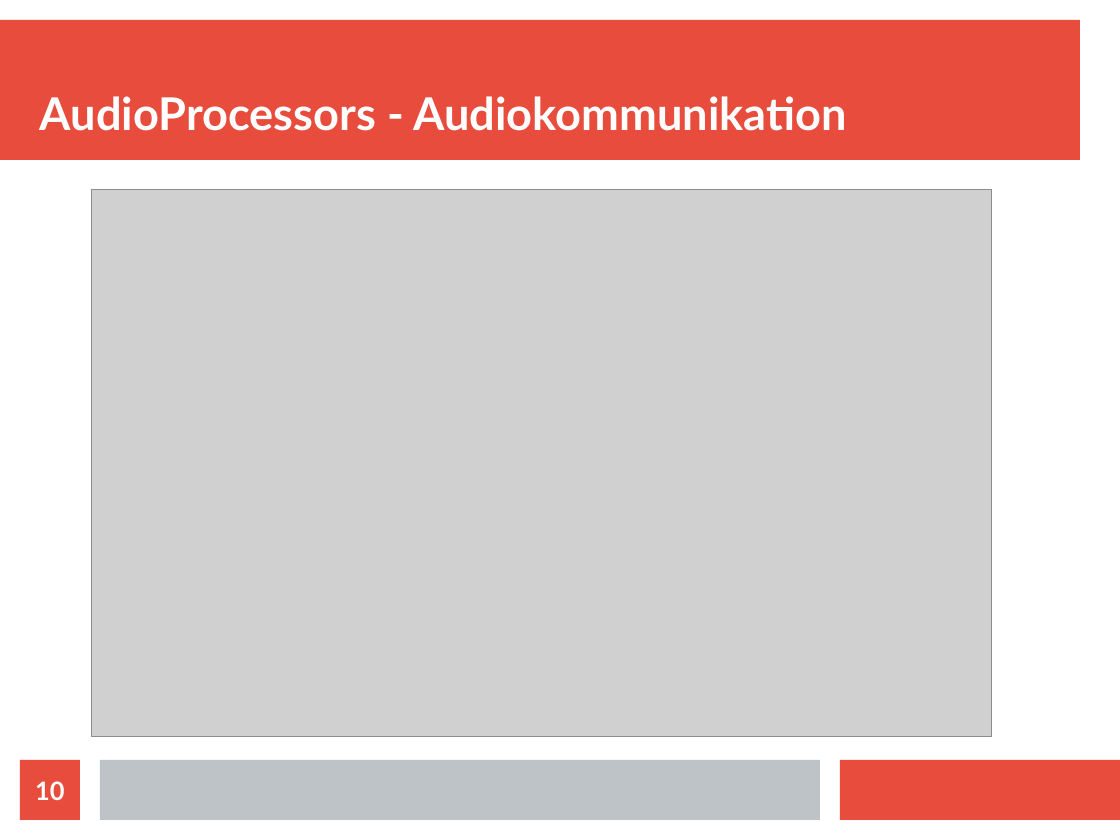
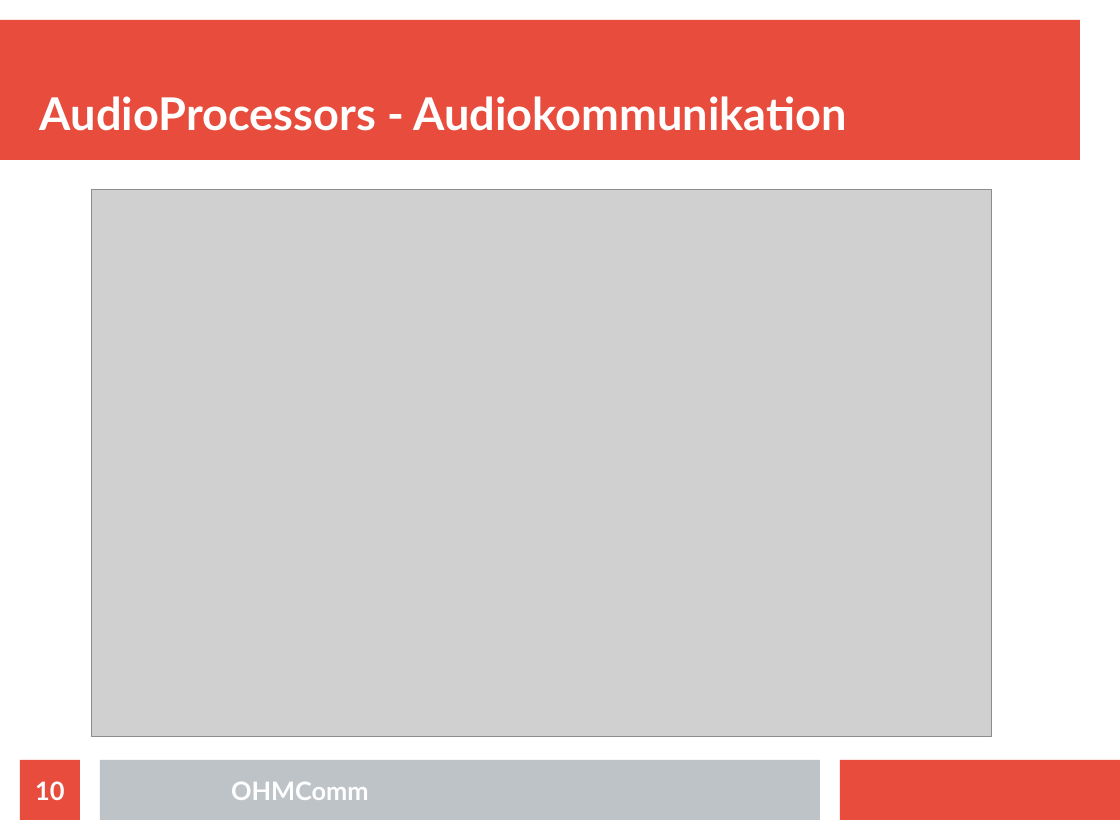
Before and after one commit to doe300/OHMComm, a slide deck: slide 10 of documents/OHMCommPres.odp. Drawn at 1120x840 pixels with LibreOffice and Linux fonts; fonts in the diff are those of the drawing; grey boxes stand for pictures. Boxes give left, top, right and bottom in pixels: in the first picture for what was removed or moved away, otherwise in the second. Text is boxed around its words. In the diff, an @@ line names an element or a change of style, - is before the commit and + after.

```diff
--- a/documents/OHMCommPres.odp
+++ b/documents/OHMCommPres.odp
@@ text added at <box>231,782,369,800</box>, 18 pt, text #FFFFFF, bold @@
+OHMComm
```
Also in this commit, not shown: 24 other slides changed, 2 slides added, 5 slides removed.
